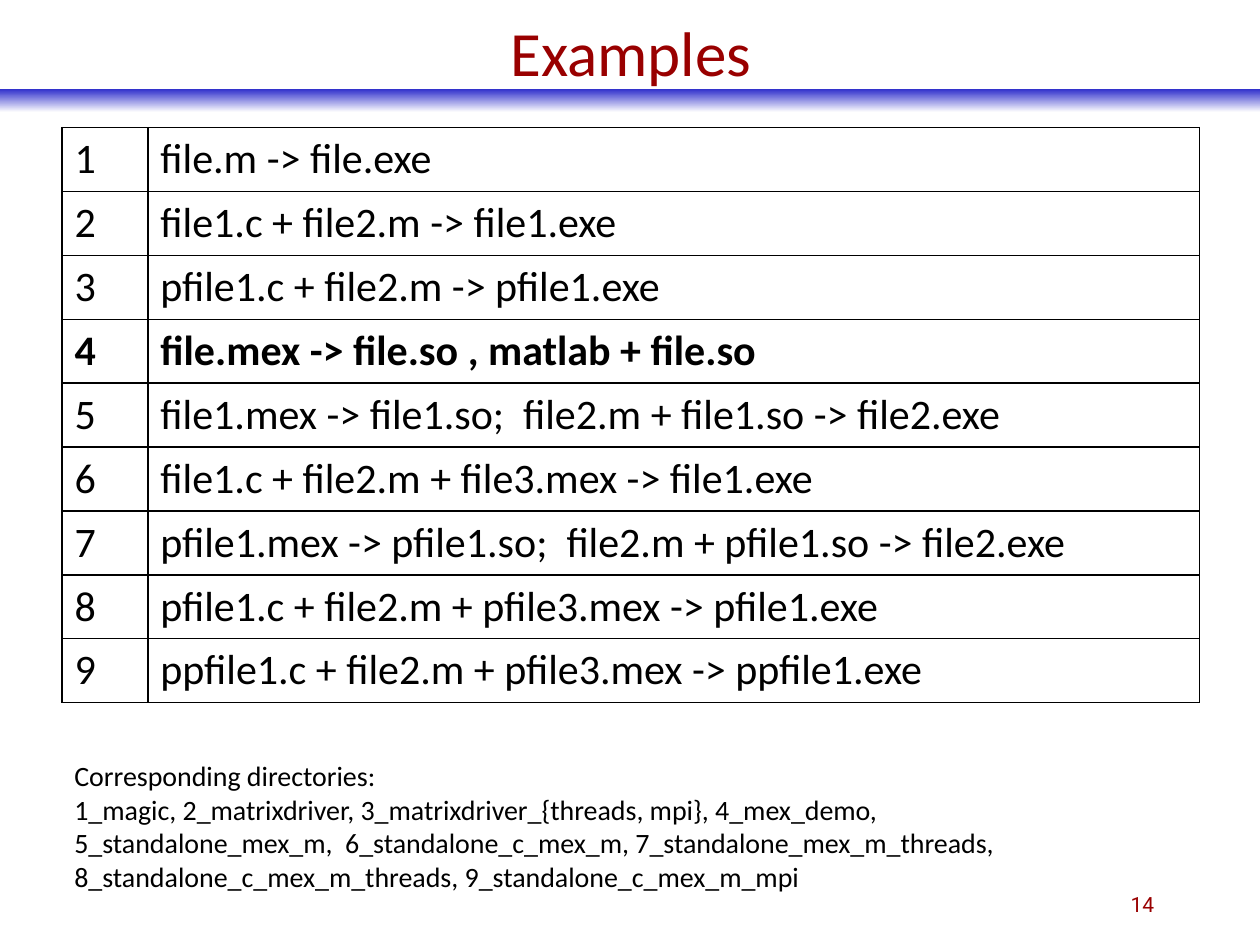
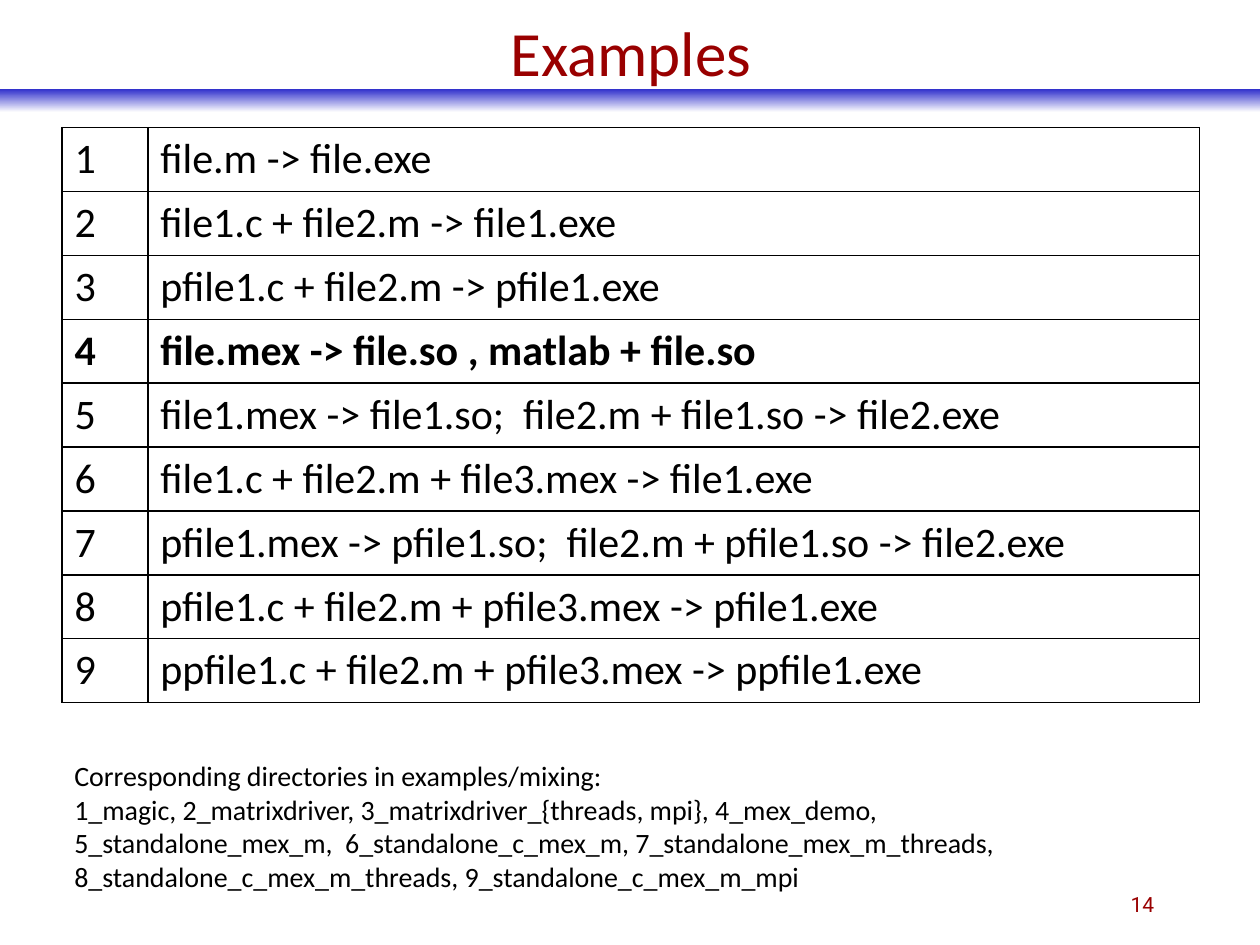
Before and after one commit to phadjido/matlab_compiler, a slide deck: slide 14 of ppt/EY.MatlabCompiler.pptx. Drawn at 1260x945 pixels with LibreOffice and Linux fonts; fonts in the diff are those of the drawing. Boxes give left, top, right and bottom in pixels: in the first picture for what was removed or moved away, otherwise in the second. Text is boxed around its words. In the diff, an @@ line names an element or a change of style, - is before the commit and + after.

```diff
--- a/ppt/EY.MatlabCompiler.pptx
+++ b/ppt/EY.MatlabCompiler.pptx
@@ text at bbox=[74, 766, 601, 791]: text changed @@
-Corresponding directories:
+Corresponding directories in examples/mixing:
```
Also in this commit, not shown: 7 other slides changed, 1 other file.
